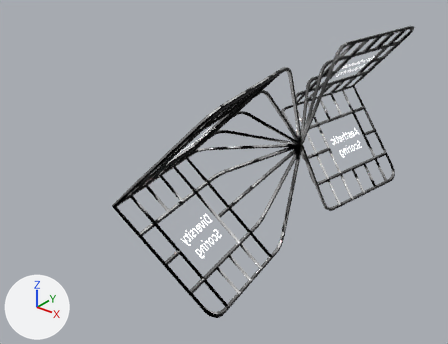
What one commit did to the glTF model public/model.glb.
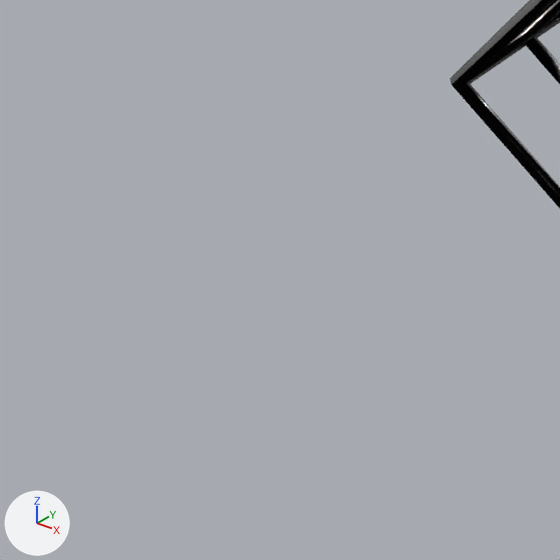
The first picture shows the older version from a camera (50 mm lens) standing at (5.42, -8.6, 4.28) and looking at (-0.7, -0.94, -0.46). The close-ups show both versions on the part from 1% to 31% of the width and 54% to 93% of the height of that picture; other places that the commit changed are outside them. Lighting does not change. The marker at lower left points along +X, +Y and +Z. The close-ups show mesh edges as thin lines. Where no turn or scale is listed for an object, it has been applied to the vertices.

In view in the first close-up: '1.001'.
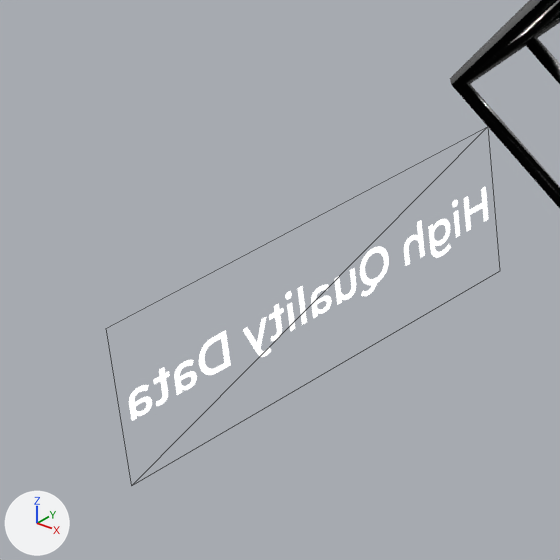
Location of each change, (x1, y1, x2, y2) in pixels of the close-ups (560 x 560 px):
'平面.007', added: after (129, 187, 488, 421)

What changed in the scene script:
```text
Add img_字_3:
    img_字_3 = load_image('字_3', '_unpacked/__3', 2480, 3508, 'sRGB')
Add mat_材质_004:
    mat_材质_004 = bpy.data.materials.new('材质.004')
    # colours: white #e7e7e7
    # uses the picture img_字_3
Add me_平面_008:
    me_平面_008.from_pydata(...)  # 4 vertices, 2 faces; spans x 0.0, y -0.731..0.68, z -0.228..0.304
    me_平面_008.materials.append(mat_材质_004)
Add ob_平面_007:
    ob_平面_007 = bpy.data.objects.new('平面.007', me_平面_008)
    ob_平面_007.location = (0.0, -4.632, -0.064)
```
